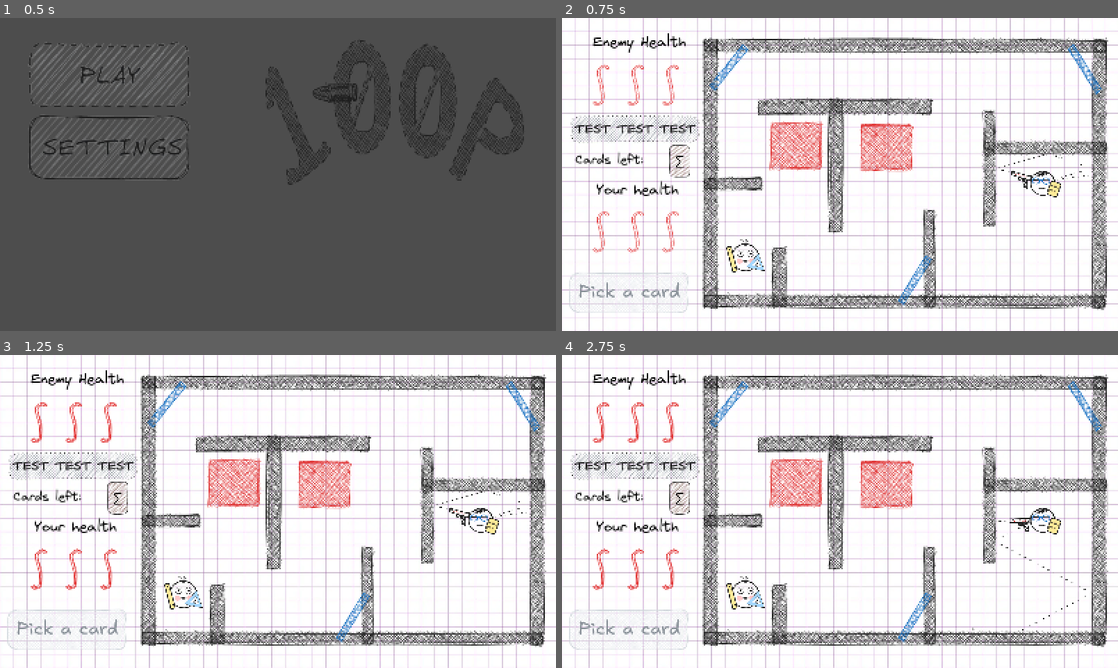
Above: before the commit, frames 1-4 (two rows, left to right).
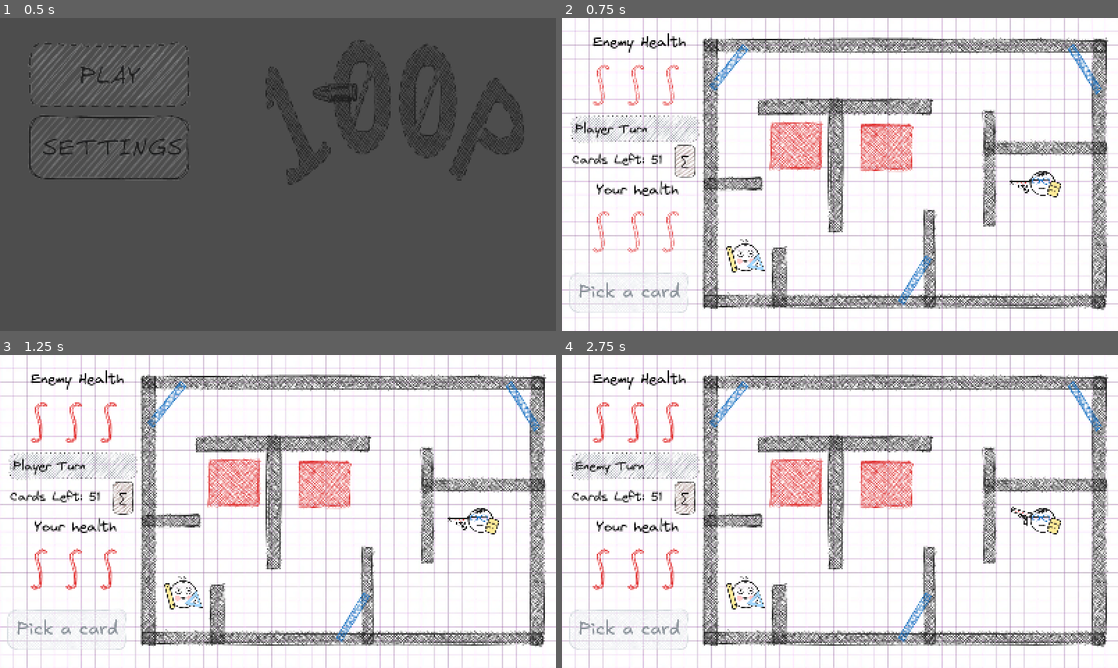
Above: after the commit, the same moments.

Repository: RebellionDevs/100P
Game: Godot game, scene res://scenes/main_menu.tscn
The game is run twice, just before and just after one commit, with the same random seed, the same clock (stepped at 60 frames per second) and the same inputs.
Inputs (mouse positions are in pixels of both pictures, inside the frame that each line leads up to):
- Up to frame 1 (0.5 s): no input
- Up to frame 2 (0.75 s): click (673, 74) at 0.5 s
- Up to frame 3 (1.25 s): no input
- Up to frame 4 (2.75 s): tap Enter at 1.25 s; move the mouse to (962, 495) at 1.27 s; click (962, 495) at 1.42 s; move the mouse to (728, 527) at 2.02 s; click (728, 527) at 2.17 s

Frame 1 is identical in both runs. In frame 2, 1.1% of the frame differs, in the area x 1-95%, y 32-56%; in frame 3, 1.1%; in frame 4, 1.2%, in the area x 1-95%, y 33-88%.

Commit message:
feat: finish game ui(finally make cards), todo: remade cards textures

Diff:
--- /dev/null
+++ b/assets/blur.gdshader
@@ -0,0 +1,8 @@
+shader_type canvas_item;
+
+uniform sampler2D screen_texture : hint_screen_texture, filter_linear_mipmap;
+uniform float blur_amount : hint_range(0.0, 5.0) = 0.9;
+
+void fragment() {
+	COLOR = textureLod(screen_texture, SCREEN_UV, blur_amount);
+}
--- a/project.godot
+++ b/project.godot
@@ -31,6 +31,7 @@
 function_wall="allow to use function card"
 player=""
 enemy=""
+level_bounds=""
 
 [physics]
 
--- a/scenes/game.tscn
+++ b/scenes/game.tscn
@@ -16,6 +16,13 @@
 [ext_resource type="Texture2D" uid="uid://c5016t0wy72gi" path="res://assets/sprites/pick_card_button_inactive.png" id="14_rysoc"]
 [ext_resource type="Texture2D" uid="uid://cam2wb4g41pey" path="res://assets/sprites/pick_card_button_active.png" id="15_ssvqc"]
 [ext_resource type="Texture2D" uid="uid://ceougp2ab1fcq" path="res://assets/sprites/pick_card_button_active_2.png" id="16_264po"]
+[ext_resource type="Texture2D" uid="uid://b1vvh62qcaq77" path="res://assets/sprites/pick_card_button_hover.png" id="17_1kice"]
+[ext_resource type="Shader" uid="uid://dpjodkk354h2v" path="res://assets/blur.gdshader" id="17_rysoc"]
+[ext_resource type="Script" uid="uid://bb62u6uku887o" path="res://scripts/card_selection_ui.gd" id="17_ssvqc"]
+
+[sub_resource type="ShaderMaterial" id="ShaderMaterial_rysoc"]
+shader = ExtResource("17_rysoc")
+shader_parameter/blur_amount = 2.5
 
 [node name="Game" type="Node2D" unique_id=1915535653]
 script = ExtResource("1_yqjtg")
@@ -94,9 +101,9 @@
 text = "TEST TEST TEST"
 
 [node name="CardLeft" type="Label" parent="UI" unique_id=1050519130]
-offset_left = 38.0
+offset_left = 29.0
 offset_top = 386.0
-offset_right = 253.0
+offset_right = 244.0
 offset_bottom = 432.0
 theme_override_colors/font_color = Color(0, 0, 0, 1)
 theme_override_fonts/font = ExtResource("8_gee14")
@@ -105,9 +112,9 @@
 
 [node name="TextureRect" type="TextureRect" parent="UI/CardLeft" unique_id=1024835854]
 layout_mode = 0
-offset_left = 262.0
+offset_left = 286.0
 offset_top = -30.0
-offset_right = 339.0
+offset_right = 363.0
 offset_bottom = 81.0
 texture = ExtResource("10_vtaks")
 script = ExtResource("11_kvpfn")
@@ -122,4 +129,20 @@
 script = ExtResource("13_kvuet")
 inactive_texture = ExtResource("14_rysoc")
 normal_frames = Array[Texture2D]([ExtResource("15_ssvqc"), ExtResource("16_264po")])
+hover_frames = Array[Texture2D]([ExtResource("17_1kice")])
 metadata/_custom_type_script = "uid://cgese1cmjyqv"
+
+[node name="CardSelectionUI" type="Control" parent="UI" unique_id=249623647]
+visible = false
+layout_mode = 3
+anchors_preset = 0
+offset_right = 1600.0
+offset_bottom = 900.0
+script = ExtResource("17_ssvqc")
+
+[node name="BlurOverlay" type="ColorRect" parent="UI/CardSelectionUI" unique_id=178207484]
+visible = false
+material = SubResource("ShaderMaterial_rysoc")
+layout_mode = 0
+offset_right = 1600.0
+offset_bottom = 900.0
--- a/scenes/level-1.tscn
+++ b/scenes/level-1.tscn
@@ -4,6 +4,9 @@
 [ext_resource type="Texture2D" uid="uid://0k07ly25m7qg" path="res://assets/sprites/level-1.png" id="2_w8wmq"]
 [ext_resource type="PackedScene" uid="uid://be8qbmt0fe144" path="res://scenes/player.tscn" id="3_w8wmq"]
 [ext_resource type="PackedScene" uid="uid://q3w2hwk1ne3n" path="res://scenes/enemy.tscn" id="4_67dni"]
+
+[sub_resource type="RectangleShape2D" id="RectangleShape2D_67dni"]
+size = Vector2(1162.5, 771.5)
 
 [node name="Node2D" type="Node2D" unique_id=2108211932]
 script = ExtResource("1_w8wmq")
@@ -58,6 +61,12 @@
 [node name="CollisionPolygon2D2" type="CollisionPolygon2D" parent="IntegralZone" unique_id=1328726317]
 polygon = PackedVector2Array(859, 310, 860, 437, 1008, 434, 1007, 309)
 
+[node name="LevelBounds" type="Area2D" parent="." unique_id=2012410594 groups=["level_bounds"]]
+
+[node name="level_bounds" type="CollisionShape2D" parent="LevelBounds" unique_id=201527217]
+position = Vector2(985.75, 446.25)
+shape = SubResource("RectangleShape2D_67dni")
+
 [node name="Player" parent="." unique_id=820453694 instance=ExtResource("3_w8wmq")]
 position = Vector2(1392.9999, 477.99997)
 scale = Vector2(50, 50)
--- a/scripts/card_select_button.gd
+++ b/scripts/card_select_button.gd
@@ -2,6 +2,9 @@
 extends AnimatedTextureButton
 
 @export var inactive_texture: Texture2D
+
+func _ready() -> void:
+	pressed.connect(_on_pressed)
 
 func _process(delta: float) -> void:
 	var is_active = (GameManager.current_state == GameManager.State.WAITING_FOR_CARD)
@@ -14,3 +17,11 @@
 		return
 
 	super._process(delta)
+
+func _on_pressed() -> void:
+	if GameManager.current_state != GameManager.State.WAITING_FOR_CARD:
+		return
+
+	var ui = get_tree().current_scene.find_child("CardSelectionUI", true, false)
+	if ui and ui.has_method("open_cards"):
+		ui.open_cards()
--- /dev/null
+++ b/scripts/card_selection_ui.gd
@@ -0,0 +1,81 @@
+extends Control
+
+@onready var blur_overlay: ColorRect = $BlurOverlay
+
+@export var card_size: Vector2 = Vector2(240, 340)
+@export var card_spacing: float = 40.0
+
+var active_cards: Array[TextureRect] = []
+
+func _ready() -> void:
+	visible = false
+	blur_overlay.mouse_filter = Control.MOUSE_FILTER_STOP
+	blur_overlay.gui_input.connect(_on_blur_gui_input)
+
+func open_cards() -> void:
+	visible = true
+	clear_cards()
+
+	var hand_size = GameManager.hand.size()
+	if hand_size == 0:
+		return
+
+	var total_width = (hand_size * card_size.x) + ((hand_size - 1) * card_spacing)
+	var screen_size = get_viewport_rect().size
+	var start_x = (screen_size.x - total_width) / 2.0
+	var start_y = (screen_size.y - card_size.y) / 2.0
+
+	for i in range(hand_size):
+		var card_name = GameManager.hand[i]
+
+		var card_rect = TextureRect.new()
+		card_rect.size = card_size
+		card_rect.expand_mode = TextureRect.EXPAND_IGNORE_SIZE
+		card_rect.stretch_mode = TextureRect.STRETCH_KEEP_ASPECT_CENTERED
+		card_rect.mouse_filter = Control.MOUSE_FILTER_STOP
+
+		var normal_path = "res://assets/sprites/cards/%s.png" % card_name.to_lower()
+		var desc_path = "res://assets/sprites/cards/%s_description.png" % card_name.to_lower()
+
+		var tex_normal = load(normal_path) if ResourceLoader.exists(normal_path) else null
+		var tex_desc = load(desc_path) if ResourceLoader.exists(desc_path) else tex_normal
+
+		card_rect.texture = tex_normal
+
+		card_rect.gui_input.connect(func(event: InputEvent):
+			if event is InputEventMouseButton and event.pressed:
+				if event.button_index == MOUSE_BUTTON_LEFT:
+					_on_card_left_clicked(card_name)
+					get_viewport().set_input_as_handled()
+				elif event.button_index == MOUSE_BUTTON_RIGHT:
+					if tex_desc:
+						if card_rect.texture == tex_normal:
+							card_rect.texture = tex_desc
+						else:
+							card_rect.texture = tex_normal
+					get_viewport().set_input_as_handled()
+		)
+
+		var pos_x = start_x + i * (card_size.x + card_spacing)
+		card_rect.position = Vector2(pos_x, start_y)
+
+		add_child(card_rect)
+		active_cards.append(card_rect)
+
+func hide_cards() -> void:
+	visible = false
+	clear_cards()
+
+func clear_cards() -> void:
+	for card in active_cards:
+		if is_instance_valid(card):
+			card.queue_free()
+	active_cards.clear()
+
+func _on_blur_gui_input(event: InputEvent) -> void:
+	if event is InputEventMouseButton and event.pressed and event.button_index == MOUSE_BUTTON_LEFT:
+		hide_cards()
+
+func _on_card_left_clicked(card_name: String) -> void:
+	print("Выбрана карта: ", card_name)
+	hide_cards()
--- a/scripts/game.gd
+++ b/scripts/game.gd
@@ -1,9 +1,24 @@
 extends Node2D
 
 @onready var current_level: Node2D = $CurrentLevel
+@onready var game_state_label: Label = $UI/GameState
+@onready var card_left_label: Label = $UI/CardLeft
 
 func _ready() -> void:
 	load_level("res://scenes/level-1.tscn")
+
+func _process(delta: float) -> void:
+	match GameManager.current_state:
+		GameManager.State.PLAYER_TURN:
+			game_state_label.text = "Player Turn"
+		GameManager.State.BULLET_FLYING:
+			game_state_label.text = "Bullet Flying"
+		GameManager.State.WAITING_FOR_CARD:
+			game_state_label.text = "Waiting for Card"
+		GameManager.State.ENEMY_TURN:
+			game_state_label.text = "Enemy Turn"
+
+	card_left_label.text = "Cards Left: " + str(GameManager.deck.size())
 
 func load_level(path: String) -> void:
 	var level_scene = load(path) as PackedScene
--- a/scripts/game_manager.gd
+++ b/scripts/game_manager.gd
@@ -6,30 +6,68 @@
 var active_bullet: Node2D = null
 var has_frozen_bullet: bool = false
 
+var deck: Array[String] = []
+var discard_pile: Array[String] = []
+var hand: Array[String] = []
+
 func _ready() -> void:
-	pass
+	init_deck()
+
+func init_deck() -> void:
+	deck.clear()
+	discard_pile.clear()
+	hand.clear()
+
+	var group_a = ["Sinusoid", "Parabola", "Tangent"]
+	for card in group_a:
+		for i in range(10):
+			deck.append(card)
+
+	var group_b = ["Folium", "Beurnulli", "Archimedean"]
+	for card in group_b:
+		for i in range(7):
+			deck.append(card)
+
+	for i in range(3):
+		deck.append("Singularity")
+
+	deck.shuffle()
+	draw_hand()
+
+func draw_hand() -> void:
+	hand.clear()
+	for i in range(3):
+		if deck.is_empty():
+			if discard_pile.is_empty():
+				break
+			deck = discard_pile.duplicate()
+			discard_pile.clear()
+			deck.shuffle()
+		if not deck.is_empty():
+			hand.append(deck.pop_back())
+
+func discard_current_hand() -> void:
+	for card in hand:
+		discard_pile.append(card)
+	hand.clear()
 
 func on_bullet_hit_function_wall(bullet: Node2D, collision_pos: Vector2) -> void:
 	active_bullet = bullet
 	has_frozen_bullet = true
-
 	start_enemy_turn()
 
 func on_bullet_destroyed() -> void:
 	active_bullet = null
 	has_frozen_bullet = false
-
 	start_enemy_turn()
 
 func start_enemy_turn() -> void:
 	current_state = State.ENEMY_TURN
-
 	await get_tree().create_timer(1.0).timeout
 	start_player_turn()
 
 func start_player_turn() -> void:
 	current_state = State.PLAYER_TURN
-
 	if has_frozen_bullet and active_bullet:
 		current_state = State.WAITING_FOR_CARD
 
@@ -38,7 +76,5 @@
 		return
 
 	has_frozen_bullet = false
-
 	active_bullet.unfreeze_with_function(card_type, new_direction)
-
 	current_state = State.BULLET_FLYING
--- a/scripts/player.gd
+++ b/scripts/player.gd
@@ -9,19 +9,48 @@
 @onready var muzzle: Marker2D = $GunPivot/Muzzle
 @onready var trajectory_line: Line2D = $TrajectoryLine
 
+func can_shoot() -> bool:
+	var ui = get_tree().current_scene.find_child("CardSelectionUI", true, false)
+	if ui and ui.visible:
+		return false
+	return GameManager.current_state == GameManager.State.PLAYER_TURN or GameManager.current_state == GameManager.State.WAITING_FOR_CARD
+
 func _process(_delta: float) -> void:
+	if not can_shoot() or not is_mouse_in_bounds():
+		trajectory_line.points = []
+		return
+
 	var mouse_pos = get_global_mouse_position()
-
 	var direction = mouse_pos - global_position
 	gun_pivot.rotation = direction.angle() + PI
 
 	update_trajectory()
 
+func is_mouse_in_bounds() -> bool:
+	var space_state = get_world_2d().direct_space_state
+	var point_query = PhysicsPointQueryParameters2D.new()
+	point_query.position = get_global_mouse_position()
+	point_query.collide_with_areas = true
+
+	var results = space_state.intersect_point(point_query)
+	for res in results:
+		var collider = res.collider
+		if collider and collider.is_in_group("level_bounds"):
+			return true
+	return false
+
 func _unhandled_input(event: InputEvent) -> void:
 	if event is InputEventMouseButton and event.pressed and event.button_index == MOUSE_BUTTON_LEFT:
-		shoot()
+		if not is_mouse_in_bounds():
+			return
+
+		if GameManager.current_state == GameManager.State.PLAYER_TURN:
+			shoot()
+		elif GameManager.current_state == GameManager.State.WAITING_FOR_CARD:
+			shoot_new_bullet_and_reshuffle()
 
 func update_trajectory() -> void:
+	var space_state = get_world_2d().direct_space_state
 	var points: Array[Vector2] = []
 	var current_pos = muzzle.global_position
 	var mouse_pos = get_global_mouse_position()
@@ -30,13 +59,11 @@
 
 	points.append(to_local(muzzle.global_position))
 
-	var space_state = get_world_2d().direct_space_state
-
 	for i in range(max_prediction):
 		var target_pos = current_pos + current_velocity.normalized() * 2000.0
 
-		var query = PhysicsRayQueryParameters2D.create(current_pos, target_pos)
-		var result = space_state.intersect_ray(query)
+		var ray_query = PhysicsRayQueryParameters2D.create(current_pos, target_pos)
+		var result = space_state.intersect_ray(ray_query)
 
 		if result:
 			var hit_pos = result.position
@@ -60,6 +87,41 @@
 	trajectory_line.points = points
 
 func shoot() -> void:
+	if not bullet_scene or GameManager.current_state != GameManager.State.PLAYER_TURN:
+		return
+
+	if GameManager.active_bullet and is_instance_valid(GameManager.active_bullet):
+		GameManager.active_bullet.queue_free()
+	GameManager.active_bullet = null
+	GameManager.has_frozen_bullet = false
+
+	var bullet = bullet_scene.instantiate() as CharacterBody2D
+	bullet.add_to_group("player_bullet")
+	if not bullet:
+		return
+
+	bullet.global_position = muzzle.global_position
+
+	var mouse_pos = get_global_mouse_position()
+	var direction = (mouse_pos - muzzle.global_position).normalized()
+	bullet.velocity = direction * shoot_speed
+
+	get_tree().current_scene.add_child(bullet)
+	GameManager.current_state = GameManager.State.BULLET_FLYING
+
+func shoot_new_bullet_and_reshuffle() -> void:
+	if GameManager.current_state != GameManager.State.WAITING_FOR_CARD:
+		return
+
+	if GameManager.active_bullet and is_instance_valid(GameManager.active_bullet):
+		GameManager.active_bullet.queue_free()
+
+	GameManager.active_bullet = null
+	GameManager.has_frozen_bullet = false
+
+	GameManager.discard_current_hand()
+	GameManager.draw_hand()
+
 	if not bullet_scene:
 		return
 
@@ -75,3 +137,4 @@
 	bullet.velocity = direction * shoot_speed
 
 	get_tree().current_scene.add_child(bullet)
+	GameManager.current_state = GameManager.State.BULLET_FLYING
Not shown, added: assets/blur.gdshader.uid
Renamed: assets/sprites/archimedean-spiral-card.png -> assets/sprites/cards/archimedean.png
Not shown, changed: assets/sprites/cards/archimedean.png.import
Renamed: assets/sprites/beurnulli_card.png -> assets/sprites/cards/beurnulli.png
Not shown, changed: assets/sprites/cards/beurnulli.png.import
Renamed: assets/sprites/folium_of_descartes.png -> assets/sprites/cards/folium.png
Not shown, changed: assets/sprites/cards/folium.png.import
Renamed: assets/sprites/parabola_card.png -> assets/sprites/cards/parabola.png
Not shown, changed: assets/sprites/cards/parabola.png.import
Renamed: assets/sprites/singularity_card.png -> assets/sprites/cards/singularity.png
Not shown, changed: assets/sprites/cards/singularity.png.import
Renamed: assets/sprites/singularity-card-description.png -> assets/sprites/cards/singularity_description.png
(and 6 more such lines)
